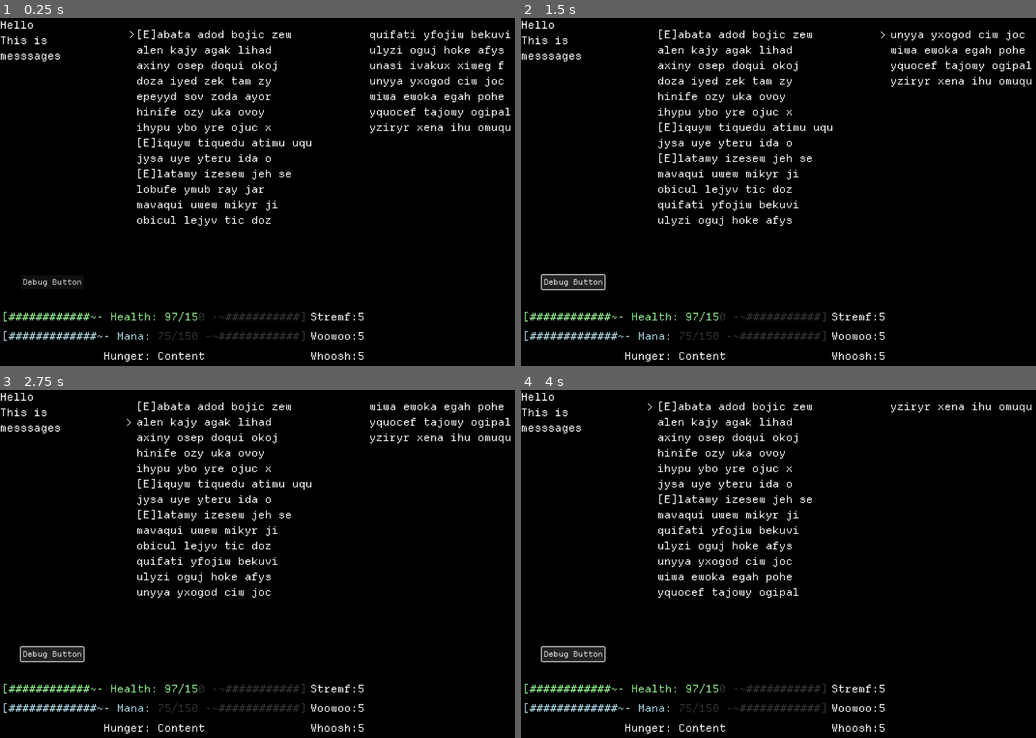
Above: before the commit, frames 1-4 (two rows, left to right).
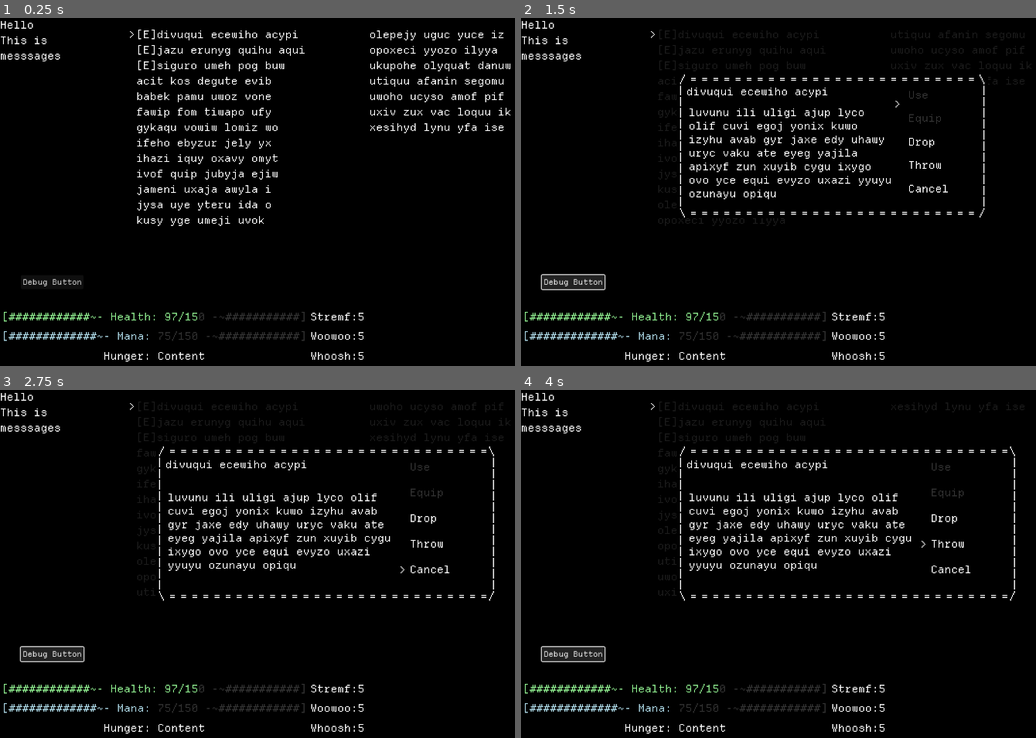
Above: after the commit, the same moments.

Repository: phlip45/gamelike-jam-007
Game: Godot game, scene res://scenes/main_menu.tscn
Same seed, same stepped clock (60 frames per second), same inputs: the game is played once before the commit and once after it.
Inputs:
- Up to frame 1 (0.25 s): no input
- Up to frame 2 (1.5 s): click "Debug Button" at 0.5 s; tap Enter at 1.25 s; hold D (right) from 1.28 s (still down); hold C (dr) from 1.28 s (still down); tap Space (action) at 1.35 s
- Up to frame 3 (2.75 s): tap Space (action) at 2 s; release D (right) at 2.03 s; release C (dr) at 2.03 s; hold X (down) from 2.03 s (still down); tap C (dr) at 2.1 s; tap Q (ul) at 2.3 s
- Up to frame 4 (4 s): tap Enter at 2.75 s; release X (down) at 2.78 s; hold D (right) 2.78-3.53 s; hold Q (ul) 2.78-3.53 s; tap E (ur) at 3.05, 3.6 s; tap Space (action) at 3.5 s; hold W (up) from 3.53 s (still down); tap S (wait) at 3.8 s

The runs differ from the first frame. In frame 1, 4.6% of the frame differs, in the area x 26-100%, y 3-60%; in frame 2, 6.2%, in the area x 25-100%, y 3-60%; in frame 3, 6.1%; in frame 4, 5.6%.

Commit message:
Got inventory in an okay place I think.

Diff:
--- a/UI/UI.tscn
+++ b/UI/UI.tscn
@@ -84,6 +84,16 @@
 layout_mode = 2
 size_flags_horizontal = 3
 
+[node name="ItemRichText" parent="UI/TopPanel/InventoryBackground/MarginContainer/Main View/Inventory/Right Panel" instance=ExtResource("4_nm1m0")]
+layout_mode = 2
+
+[node name="Blinder" type="ColorRect" parent="UI/TopPanel/InventoryBackground/MarginContainer"]
+layout_mode = 2
+size_flags_horizontal = 3
+size_flags_vertical = 3
+mouse_filter = 2
+color = Color(0, 0, 0, 0)
+
 [node name="Selector" type="RichTextLabel" parent="UI/TopPanel/InventoryBackground"]
 texture_filter = 1
 layout_mode = 0
@@ -94,6 +104,13 @@
 bbcode_enabled = true
 text = ">"
 metadata/_edit_use_anchors_ = true
+
+[node name="PopUpHolder" type="MarginContainer" parent="UI/TopPanel/InventoryBackground"]
+layout_mode = 0
+offset_left = 77.0
+offset_top = 115.0
+offset_right = 784.0
+offset_bottom = 437.0
 
 [node name="Stats" type="VBoxContainer" parent="UI"]
 custom_minimum_size = Vector2(0, 122)
--- a/UI/inventory.ui.gd
+++ b/UI/inventory.ui.gd
@@ -8,7 +8,9 @@
 @export var items_per_panel:int = 13
 @onready var left_panel: VBoxContainer = $"Left Panel"
 @onready var right_panel: VBoxContainer = $"Right Panel"
+@onready var pop_up_holder: MarginContainer = $"../../../PopUpHolder"
 @onready var selector: RichTextLabel = $"../../../Selector"
+@onready var blinder: ColorRect = $"../../Blinder"
 var selector_index:int = 0
 
 @export var hold_cooldown:Vector2 = Vector2(0,.5)
@@ -30,6 +32,7 @@
 	for i in 20:
 		var item = Item.new()
 		item.name = Global.random_name(20)
+		item.description = Global.random_name(180)
 		if randi_range(0,5) == 1:
 			item.equipped = true
 		inventory.add(item)
@@ -52,16 +55,22 @@
 	var move = Input.get_vector("left","right","up","down", Global.Settings.deadzone)
 	if move.length() > 0:
 		move_selector(move)
-		hold_cooldown.x = hold_cooldown.y
+		#hold_cooldown.x = hold_cooldown.y
+		if hold_cooldown.x <= 0:
+			hold_cooldown.x = hold_cooldown.y/10 if holding else hold_cooldown.y
+			holding = true
 	else:  # for example if a mouse is clicked or something.
 		hold_cooldown.x = 0
 		holding = false
-		return
+	if Input.is_action_just_pressed("action"):
+		select(inventory.items[selector_index])
 
 func select(item:Item):
-	## TODO Have item be selected and display it in some sort of
-	## item display popup
-	pass
+	var popup:PopUpItemUI = PopUpItemUI.create(item,blinder)
+	pop_up_holder.add_child(popup)
+	state = State.SUBMENU
+	var option:PopUpItemUI.Option = await popup.option_chosen
+	state = State.SELECTING
 
 func move_selector(move:Vector2):
 	var item_count:int = inventory.items.size()
--- /dev/null
+++ b/UI/item_pop_up.tscn
@@ -0,0 +1,149 @@
+[gd_scene load_steps=3 format=3 uid="uid://c623addwcis1o"]
+
+[ext_resource type="Texture2D" uid="uid://cxs34shna7h1s" path="res://assets/sprite_sheet.png" id="1_dr5hg"]
+[ext_resource type="Script" uid="uid://cti7bxecf52tp" path="res://UI/item_pop_up.ui.gd" id="1_tpver"]
+
+[node name="ItemPopUp" type="ColorRect"]
+texture_filter = 1
+clip_contents = true
+anchors_preset = 15
+anchor_right = 1.0
+anchor_bottom = 1.0
+grow_horizontal = 2
+grow_vertical = 2
+size_flags_horizontal = 3
+size_flags_vertical = 3
+color = Color(0, 0, 0, 1)
+script = ExtResource("1_tpver")
+blinder_color = Color(0, 0, 0, 0.8901961)
+disabled_color = Color(0.20152658, 0.20152658, 0.20152658, 1)
+
+[node name="MarginContainer" type="MarginContainer" parent="."]
+layout_mode = 1
+anchors_preset = 15
+anchor_right = 1.0
+anchor_bottom = 1.0
+grow_horizontal = 2
+grow_vertical = 2
+
+[node name="Border" type="NinePatchRect" parent="MarginContainer"]
+layout_mode = 2
+texture = ExtResource("1_dr5hg")
+draw_center = false
+region_rect = Rect2(115, 115, 69, 69)
+patch_margin_left = 23
+patch_margin_top = 23
+patch_margin_right = 23
+patch_margin_bottom = 23
+axis_stretch_horizontal = 1
+axis_stretch_vertical = 1
+
+[node name="MarginContainer" type="MarginContainer" parent="MarginContainer/Border"]
+layout_mode = 1
+anchors_preset = 15
+anchor_right = 1.0
+anchor_bottom = 1.0
+grow_horizontal = 2
+grow_vertical = 2
+theme_override_constants/margin_left = 20
+theme_override_constants/margin_top = 20
+theme_override_constants/margin_right = 20
+theme_override_constants/margin_bottom = 30
+
+[node name="ItemDetails" type="HBoxContainer" parent="MarginContainer/Border/MarginContainer"]
+layout_mode = 2
+
+[node name="MarginContainer" type="MarginContainer" parent="MarginContainer/Border/MarginContainer/ItemDetails"]
+layout_mode = 2
+size_flags_horizontal = 3
+size_flags_vertical = 3
+size_flags_stretch_ratio = 3.14
+
+[node name="VBoxContainer" type="VBoxContainer" parent="MarginContainer/Border/MarginContainer/ItemDetails/MarginContainer"]
+layout_mode = 2
+
+[node name="Title" type="RichTextLabel" parent="MarginContainer/Border/MarginContainer/ItemDetails/MarginContainer/VBoxContainer"]
+layout_mode = 2
+size_flags_vertical = 3
+bbcode_enabled = true
+text = "This is the name of the item"
+scroll_active = false
+vertical_alignment = 1
+
+[node name="MarginContainer" type="MarginContainer" parent="MarginContainer/Border/MarginContainer/ItemDetails/MarginContainer/VBoxContainer"]
+layout_mode = 2
+size_flags_vertical = 3
+size_flags_stretch_ratio = 6.0
+theme_override_constants/margin_left = 5
+theme_override_constants/margin_top = 5
+theme_override_constants/margin_right = 5
+theme_override_constants/margin_bottom = 5
+
+[node name="Description" type="RichTextLabel" parent="MarginContainer/Border/MarginContainer/ItemDetails/MarginContainer/VBoxContainer/MarginContainer"]
+layout_mode = 2
+size_flags_vertical = 3
+bbcode_enabled = true
+text = "Look at this sweet description of an item that doesn't exist. This will take up an entier description size box so we can see how much the minimum size should be."
+scroll_active = false
+vertical_alignment = 1
+
+[node name="MarginContainer2" type="MarginContainer" parent="MarginContainer/Border/MarginContainer/ItemDetails"]
+layout_mode = 2
+size_flags_horizontal = 3
+size_flags_vertical = 3
+theme_override_constants/margin_top = 10
+
+[node name="VBoxContainer" type="VBoxContainer" parent="MarginContainer/Border/MarginContainer/ItemDetails/MarginContainer2"]
+layout_mode = 2
+
+[node name="Verb" type="RichTextLabel" parent="MarginContainer/Border/MarginContainer/ItemDetails/MarginContainer2/VBoxContainer"]
+layout_mode = 2
+size_flags_vertical = 3
+bbcode_enabled = true
+text = "Use"
+scroll_active = false
+
+[node name="Equip" type="RichTextLabel" parent="MarginContainer/Border/MarginContainer/ItemDetails/MarginContainer2/VBoxContainer"]
+layout_mode = 2
+size_flags_vertical = 3
+bbcode_enabled = true
+text = "Equip"
+scroll_active = false
+
+[node name="Drop" type="RichTextLabel" parent="MarginContainer/Border/MarginContainer/ItemDetails/MarginContainer2/VBoxContainer"]
+layout_mode = 2
+size_flags_vertical = 3
+bbcode_enabled = true
+text = "Drop"
+scroll_active = false
+
+[node name="Throw" type="RichTextLabel" parent="MarginContainer/Border/MarginContainer/ItemDetails/MarginContainer2/VBoxContainer"]
+layout_mode = 2
+size_flags_vertical = 3
+bbcode_enabled = true
+text = "Throw
+"
+scroll_active = false
+
+[node name="Cancel" type="RichTextLabel" parent="MarginContainer/Border/MarginContainer/ItemDetails/MarginContainer2/VBoxContainer"]
+layout_mode = 2
+size_flags_vertical = 3
+bbcode_enabled = true
+text = "Cancel"
+scroll_active = false
+
+[node name="Selector" type="RichTextLabel" parent="."]
+texture_filter = 1
+layout_mode = 1
+anchors_preset = -1
+anchor_left = 0.6664063
+anchor_top = 0.09583333
+anchor_right = 0.6664063
+anchor_bottom = 0.09583333
+offset_left = 20.0
+offset_top = 19.0
+offset_right = 40.0
+offset_bottom = 52.0
+bbcode_enabled = true
+text = ">"
+metadata/_edit_use_anchors_ = true
--- /dev/null
+++ b/UI/item_pop_up.ui.gd
@@ -0,0 +1,142 @@
+extends ColorRect
+class_name PopUpItemUI
+
+@export var item:Item
+var tween:Tween
+var starting_size:Vector2
+@export var blinder:ColorRect
+@export var blinder_color:Color
+@export var disabled_color:Color
+var state:State
+var selectable_options:Array[RichTextLabel]
+const ITEM_POP_UP = preload("uid://c623addwcis1o")
+
+@export var hold_cooldown:Vector2 = Vector2(0,.5)
+var holding:bool = false
+
+@onready var selector: RichTextLabel = $Selector
+var selector_index:int = 0
+
+@onready var title: RichTextLabel = $MarginContainer/Border/MarginContainer/ItemDetails/MarginContainer/VBoxContainer/Title
+@onready var description: RichTextLabel = $MarginContainer/Border/MarginContainer/ItemDetails/MarginContainer/VBoxContainer/MarginContainer/Description
+@onready var verb: RichTextLabel = $MarginContainer/Border/MarginContainer/ItemDetails/MarginContainer2/VBoxContainer/Verb
+@onready var equip: RichTextLabel = $MarginContainer/Border/MarginContainer/ItemDetails/MarginContainer2/VBoxContainer/Equip
+@onready var drop: RichTextLabel = $MarginContainer/Border/MarginContainer/ItemDetails/MarginContainer2/VBoxContainer/Drop
+@onready var throw: RichTextLabel = $MarginContainer/Border/MarginContainer/ItemDetails/MarginContainer2/VBoxContainer/Throw
+@onready var cancel: RichTextLabel = $MarginContainer/Border/MarginContainer/ItemDetails/MarginContainer2/VBoxContainer/Cancel
+
+signal option_chosen(option:Option)
+
+enum Option{
+	NULL, VERB, EQUIP, DROP, THROW, CANCEL
+}
+
+enum State{
+	NULL, AWAITING_INPUT, ANIMATING
+}
+
+static func create(_item:Item, _blinder:ColorRect) -> PopUpItemUI:
+	var popup:PopUpItemUI = ITEM_POP_UP.instantiate()
+	popup.item = _item
+	popup.blinder = _blinder
+	return popup
+
+func _ready() -> void:
+	var dis_color:String = "[color="+disabled_color.to_html(true)+"]"
+	title.text = item.name
+	description.text = item.description
+	if item.consumable:
+		verb.text = item.consume_verb
+		selectable_options.append(verb)
+	else:
+		verb.text = dis_color + "Use"
+	if item.equippable:
+		equip.text = "Equip"
+		selectable_options.append(equip)
+	else:
+		equip.text = dis_color + "Equip"
+	selectable_options.append_array([drop,throw,cancel])
+	drop.text = "Drop"
+	throw.text = "Throw"
+	cancel.text = "Cancel"
+
+	starting_size = size
+	state = State.ANIMATING
+	_open()
+
+func _process(delta: float) -> void:
+	if state == State.AWAITING_INPUT:
+		process_selector(delta)
+	pass
+
+func process_selector(_delta:float):
+	if !Input.is_anything_pressed():
+		hold_cooldown.x = 0
+		holding = false
+		return
+	if hold_cooldown.x > 0:
+		hold_cooldown.x -= _delta
+		return
+	var move:float = Input.get_axis("up", "down")
+	if move < -Global.Settings.deadzone:
+		selector_index = posmod(selector_index-1, selectable_options.size())
+	elif move > Global.Settings.deadzone:
+		selector_index = posmod(selector_index+1, selectable_options.size())
+	if Input.is_action_just_pressed("action"):
+		var chosen:Option
+		match(selectable_options[selector_index]):
+			verb:
+				chosen = Option.VERB
+			equip:
+				chosen = Option.EQUIP
+			drop:
+				chosen = Option.DROP
+			throw:
+				chosen = Option.THROW
+			cancel:
+				chosen = Option.CANCEL
+		option_chosen.emit(chosen)
+		_close(chosen)
+	if Input.is_action_just_pressed("cancel"):
+		_close(Option.CANCEL)
+
+	if hold_cooldown.x <= 0:
+		hold_cooldown.x = hold_cooldown.y/10 if holding else hold_cooldown.y
+		holding = true
+	else:  # for example if a mouse is clicked or something.
+		hold_cooldown.x = 0
+		holding = false
+	selector.global_position = selectable_options[selector_index].global_position - Vector2(Global.tile_size.x,0)
+	pass
+
+func _open():
+	tween = create_tween()
+	tween.tween_method(func(progress:float):
+		size = Vector2(
+			floor(starting_size.x*progress / Global.tile_size.x) * Global.tile_size.x,
+			floor(starting_size.y*progress/ Global.tile_size.y) * Global.tile_size.y
+		)
+		blinder.color = blinder.color.lerp(blinder_color,progress)
+		if progress == 1:
+			size = starting_size
+			state = State.AWAITING_INPUT
+	,0.0, 1.0, 0.25)
+	tween.tween_callback(func():
+		selector.global_position = selectable_options[selector_index].global_position - Vector2(Global.tile_size.x,0)
+	)
+	#tween.tween_interval(1)
+	#tween.tween_callback(_close)
+
+func _close(option:Option):
+	tween = create_tween()
+	tween.tween_method(func(progress:float):
+		size = Vector2(
+			ceil(starting_size.x*progress / Global.tile_size.x) * Global.tile_size.x,
+			ceil(starting_size.y*progress/ Global.tile_size.y) * Global.tile_size.y
+		)
+		blinder.color = blinder.color.lerp(Color(0,0,0,0),progress)
+		if progress == 1:
+			state = State.AWAITING_INPUT
+	,1.0, 0.0, 0.25)
+	tween.tween_callback(option_chosen.emit.bind(option))
+	tween.tween_callback(queue_free)
--- a/inventory/healing_potion.item.tres
+++ b/inventory/healing_potion.item.tres
@@ -8,5 +8,5 @@
 description = "Batman once ate a crab and now all he cares about is going to Maryland."
 symbol = "🦀"
 type = 9
-equippable = true
+stackable = true
 metadata/_custom_type_script = "uid://bc2apnqcxlusv"
--- a/inventory/inventory.gd
+++ b/inventory/inventory.gd
@@ -49,7 +49,7 @@
 	order_changed.emit()
 
 func sort_alphabetical(a:Item, b:Item) -> bool:
-	if a.equippable != b.equippable:
-		return a.equippable
+	if a.equipped != b.equipped:
+		return a.equipped
 	else:
 		return a.name.naturalnocasecmp_to(b.name) <= 0
--- a/inventory/item.gd
+++ b/inventory/item.gd
@@ -15,9 +15,7 @@
 @export var quantity:int = 1
 @export var equippable:bool
 @export var consumable:bool
-@export var quaffable:bool
-@export var readable:bool
-@export var edible:bool
+@export var consume_verb:String
 @export var consumable_script:GDScript
 var equipped:bool = false
 
Not shown, added: UI/item_pop_up.ui.gd.uid
Binary file changed: assets/sprite_sheet.png
